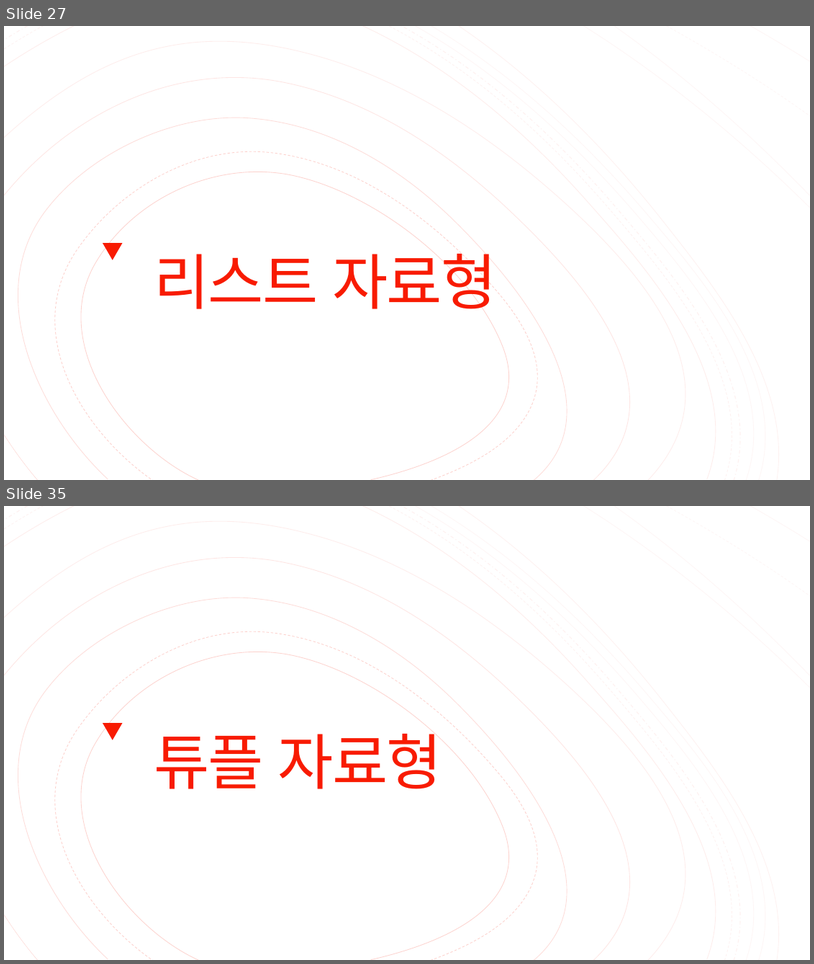
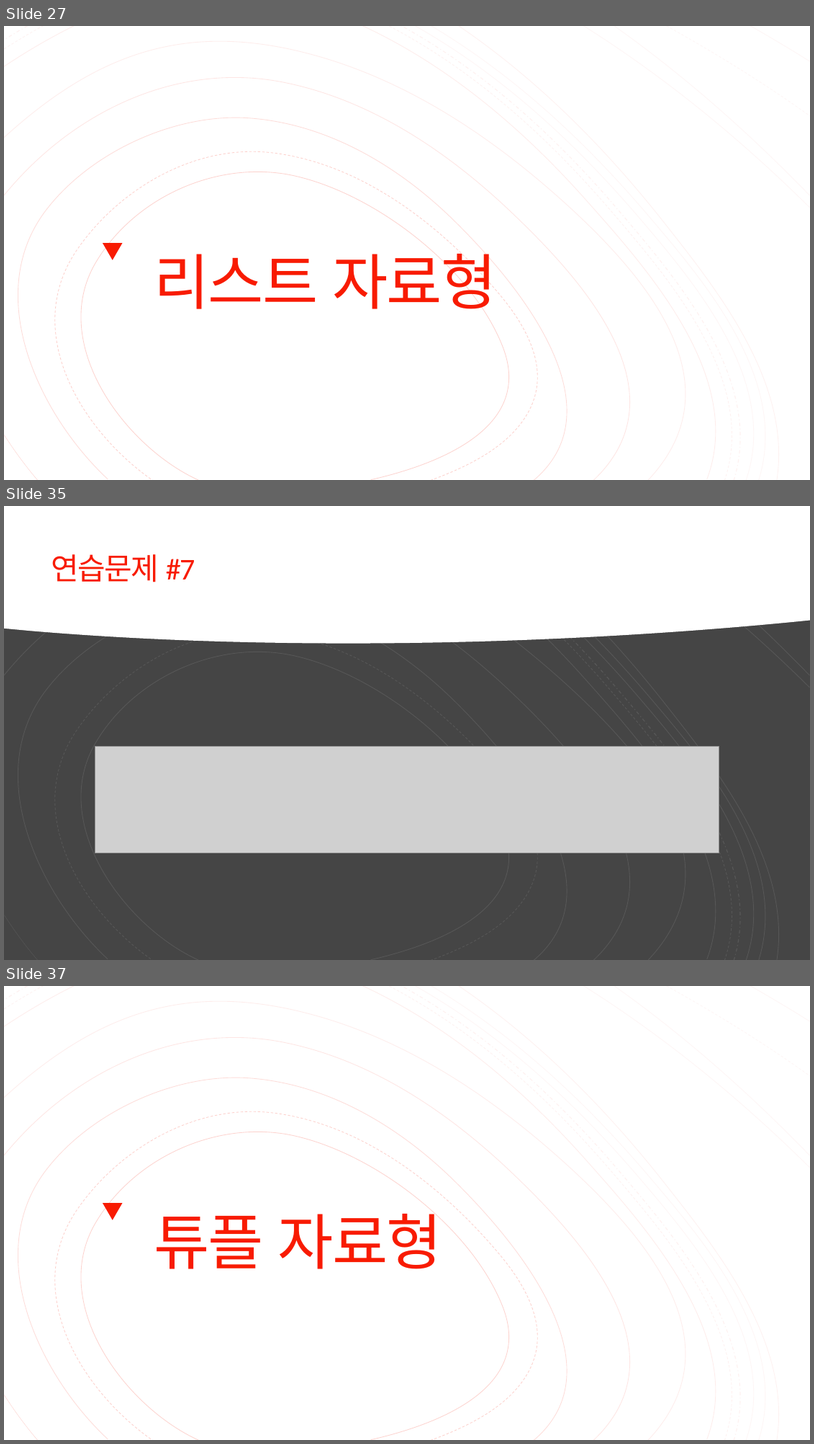
Before and after one commit to Valentine117/python_basic_class, a slide deck: 02장 자료형과 자료구조.pptx. Shown one above the other, each under a label of ours: slides 27 and 35 before the commit, slides 27, 35 and 37 after it; the slides between them are not shown. The pictures are 814x964 and 814x1444 pixels, drawn with LibreOffice and Linux fonts; fonts in the diff are those of the drawing; grey boxes stand for pictures. Boxes give left, top, right and bottom in pixels: in the first picture for what was removed or moved away, otherwise in the second. Text is boxed around its words. In the diff, an @@ line names an element or a change of style, - is before the commit and + after.

```diff
--- a/02장 자료형과 자료구조.pptx
+++ b/02장 자료형과 자료구조.pptx
@@ slide 35 added at box(4, 506, 810, 960), background #454545 @@
@@ rectangle added at box(4, 506, 810, 960), fill #454545 @@
@@ freeform shape added at box(4, 506, 810, 644), fill #FFFFFF @@
@@ group added at box(4, 506, 809, 960): 16 freeform shapes @@
@@ group added at box(4, 506, 810, 960): 19 freeform shapes @@
@@ title added at box(52, 554, 195, 582), 36 pt, text #F81B02 @@
+연습문제 #7
@@ picture added at box(95, 746, 720, 852) @@
@@ what was slide 35 is now slide 37 @@
```
Also in this commit, not shown: 7 slides changed, 1 other slide added.
